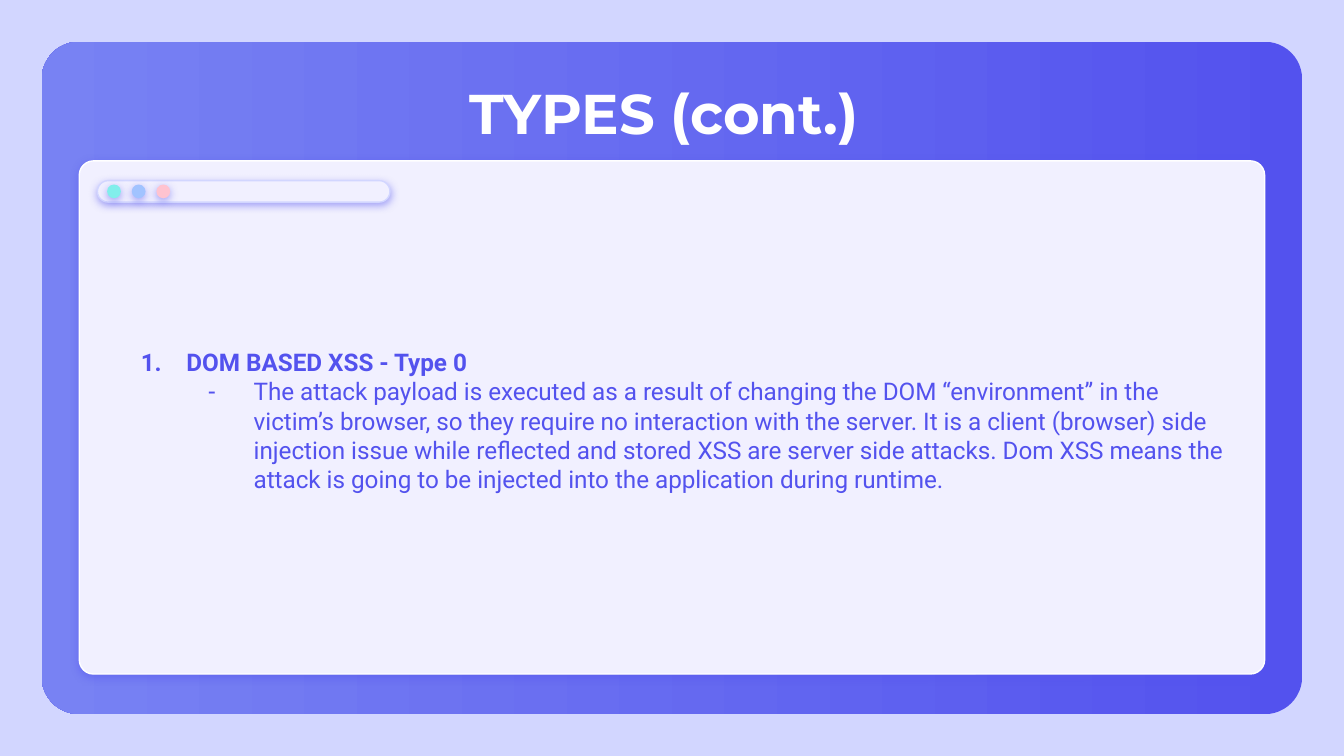
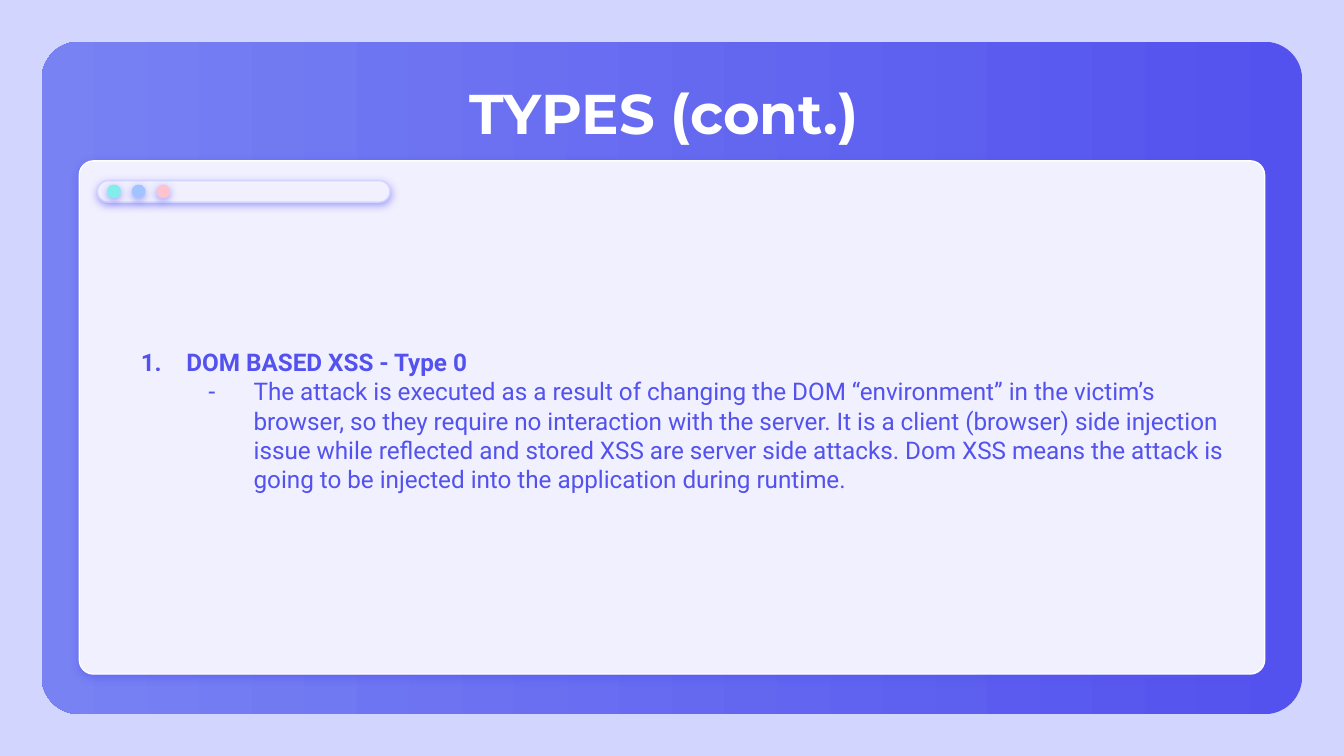
Before and after one commit to kszeto20/CyberFinalProject, a slide deck: slide 7 of Presentation/CyberXSSPresentation.pptx. Drawn at 1344x756 pixels with LibreOffice and Linux fonts; fonts in the diff are those of the drawing. Boxes give left, top, right and bottom in pixels: in the first picture for what was removed or moved away, otherwise in the second. Text is boxed around its words. In the diff, an @@ line names an element or a change of style, - is before the commit and + after.

```diff
--- a/Presentation/CyberXSSPresentation.pptx
+++ b/Presentation/CyberXSSPresentation.pptx
@@ text at box(254, 381, 1222, 493): text changed @@
-– The attack payload is executed as a result of changing the DOM “environment” in the victim’s browser, so they require no interaction with the server. It is a client (browser) side injection issue while reflected and stored XSS are server side attacks. Dom XSS means the attack is going to be injected into the application during runtime.
+– The attack is executed as a result of changing the DOM “environment” in the victim’s browser, so they require no interaction with the server. It is a client (browser) side injection issue while reflected and stored XSS are server side attacks. Dom XSS means the attack is going to be injected into the application during runtime.
```
Also in this commit, not shown: 5 other slides changed, 3 slides added.
